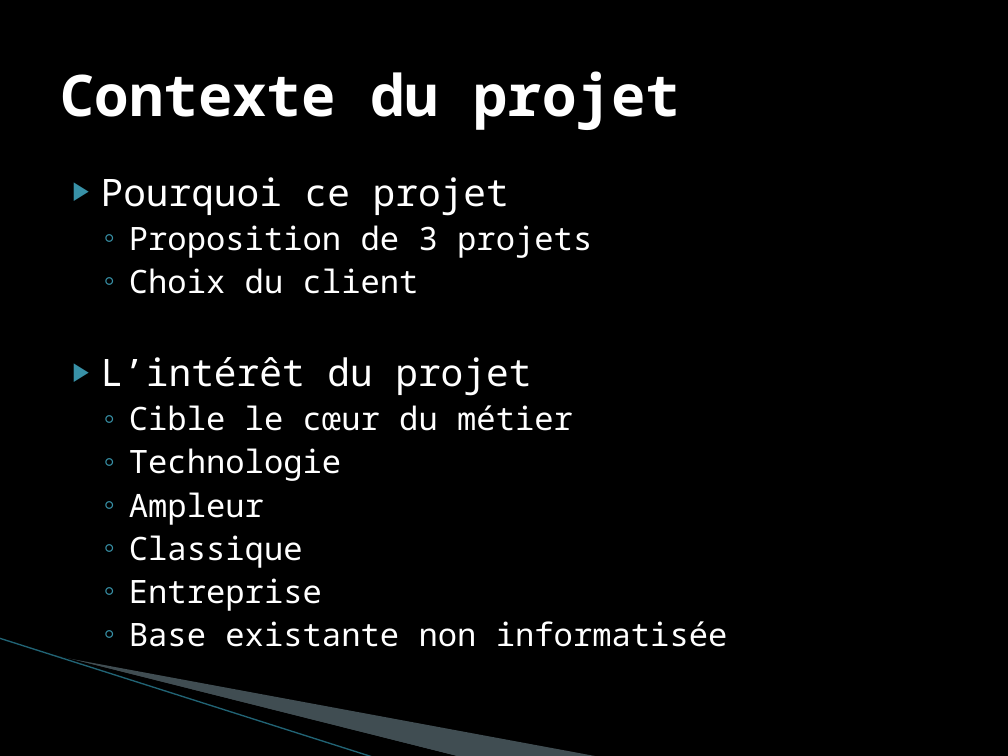
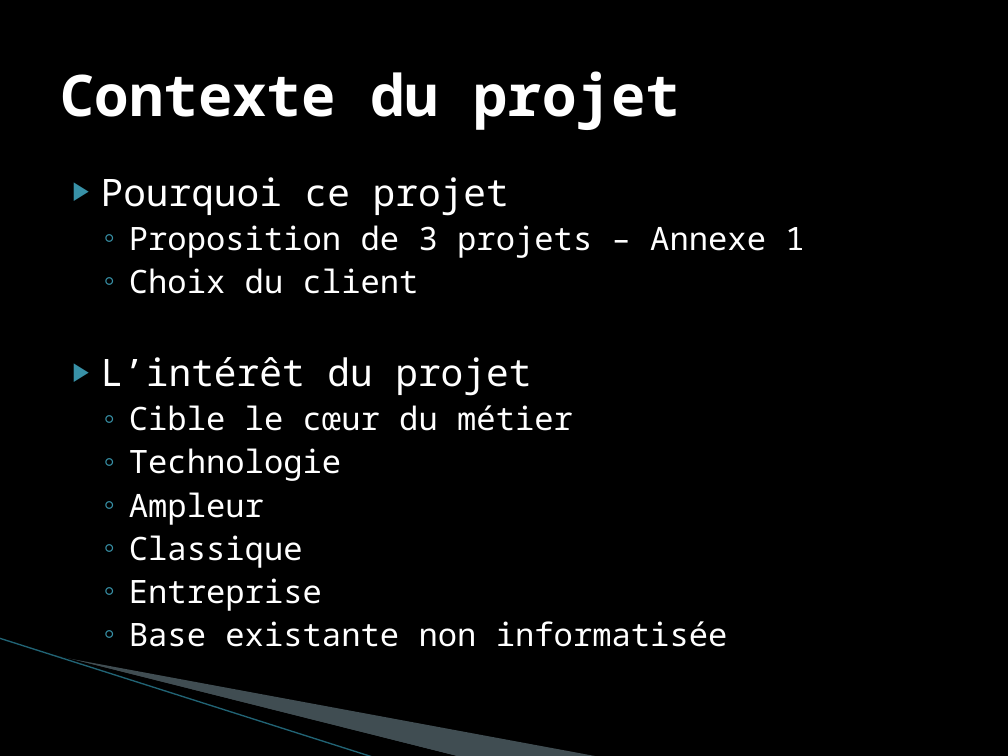
Before and after one commit to AurelienHarle/SuiviStagiaire, a slide deck: slide 6 of doc/Rapport de stage/Presentation suivi de stagiaire.pptx. Drawn at 1008x756 pixels with LibreOffice and Linux fonts; fonts in the diff are those of the drawing; background and template pictures are left out. Boxes give left, top, right and bottom in pixels: in the first picture for what was removed or moved away, otherwise in the second. Text is boxed around its words. In the diff, an @@ line names an element or a change of style, - is before the commit and + after.

```diff
--- a/doc/Rapport de stage/Presentation suivi de stagiaire.pptx
+++ b/doc/Rapport de stage/Presentation suivi de stagiaire.pptx
@@ text at <box>129,225,804,258</box>: text changed @@
-  ◦ Proposition de 3 projets
+  ◦ Proposition de 3 projets – Annexe 1
```
Also in this commit, not shown: 10 other slides changed, 1 slide added, 2 other files.
